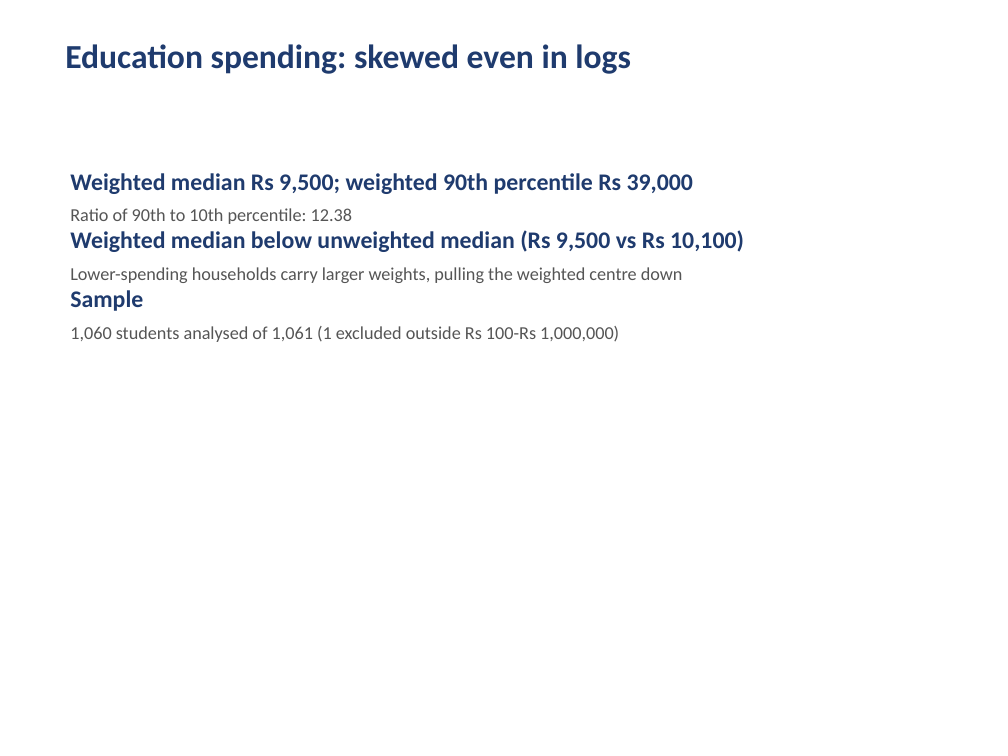
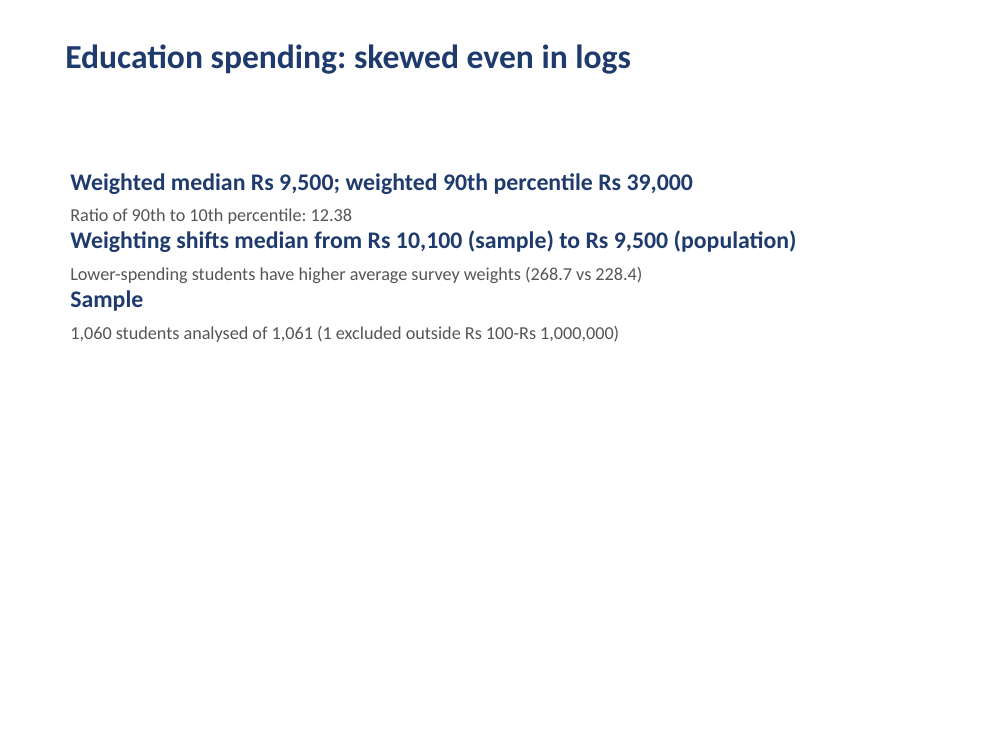
Before and after one commit to abuzark8022/ECO346-A1-FA24-BEDS-105, a slide deck: slide 4 of slides/FA24-BEDS-105.pptx. Drawn at 1008x756 pixels with LibreOffice and Linux fonts; fonts in the diff are those of the drawing. Boxes give left, top, right and bottom in pixels: in the first picture for what was removed or moved away, otherwise in the second. Text is boxed around its words. In the diff, an @@ line names an element or a change of style, - is before the commit and + after.

```diff
--- a/slides/FA24-BEDS-105.pptx
+++ b/slides/FA24-BEDS-105.pptx
@@ text at [70, 230, 797, 283]: text changed @@
-Weighted median below unweighted median (Rs 9,500 vs Rs 10,100)
-Lower-spending households carry larger weights, pulling the weighted centre down
+Weighting shifts median from Rs 10,100 (sample) to Rs 9,500 (population)
+Lower-spending students have higher average survey weights (268.7 vs 228.4)
```
Also in this commit, not shown: 1 other slide changed, 9 other files.
